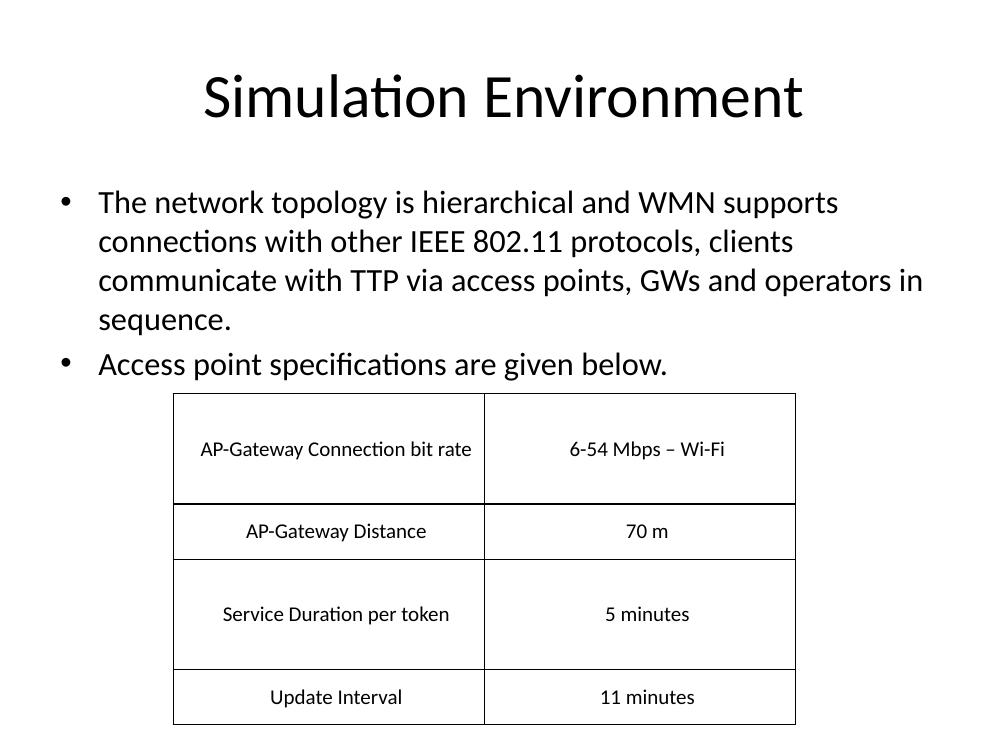
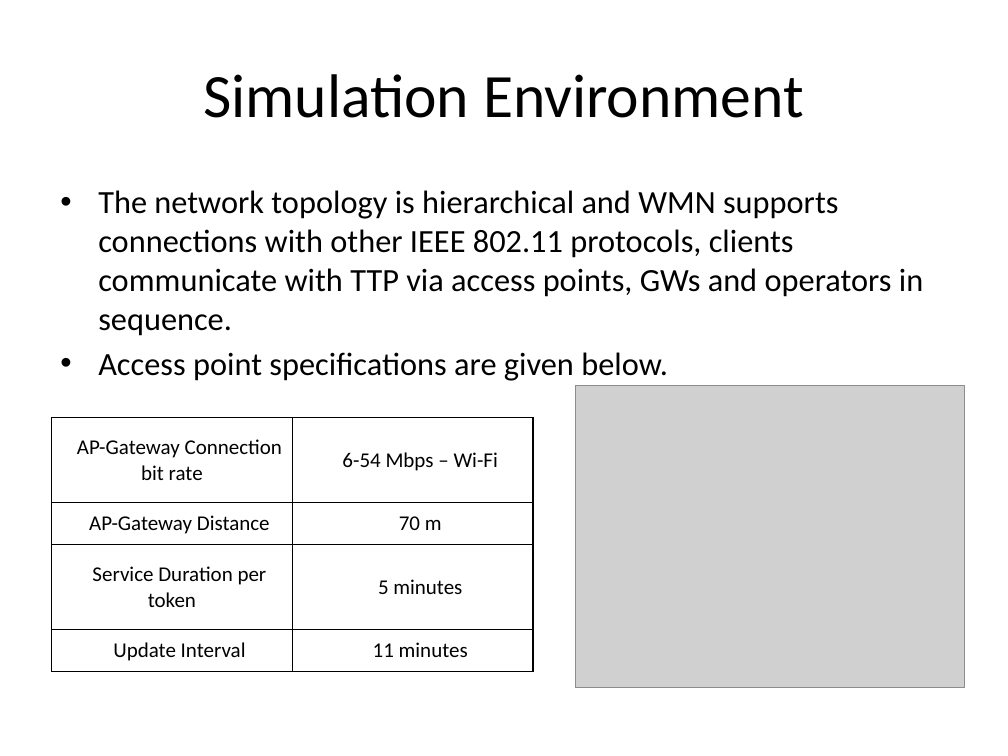
Before and after one commit to canleloglu/worddoc, a slide deck: slide 15 of sunum16Jan.pptx (slide 27 before the commit). Drawn at 1008x756 pixels with LibreOffice and Linux fonts; fonts in the diff are those of the drawing; grey boxes stand for pictures. Boxes give left, top, right and bottom in pixels: in the first picture for what was removed or moved away, otherwise in the second. Text is boxed around its words. In the diff, an @@ line names an element or a change of style, - is before the commit and + after.

```diff
--- a/sunum16Jan.pptx
+++ b/sunum16Jan.pptx
@@ picture added at <box>576,386,965,687</box> @@
@@ table: place and size @@
-table at <box>173,394,796,725</box>
+table at <box>51,417,533,671</box>
```
Also in this commit, not shown: 19 other slides changed, 1 slide added, 18 slides removed, 7 other files.
